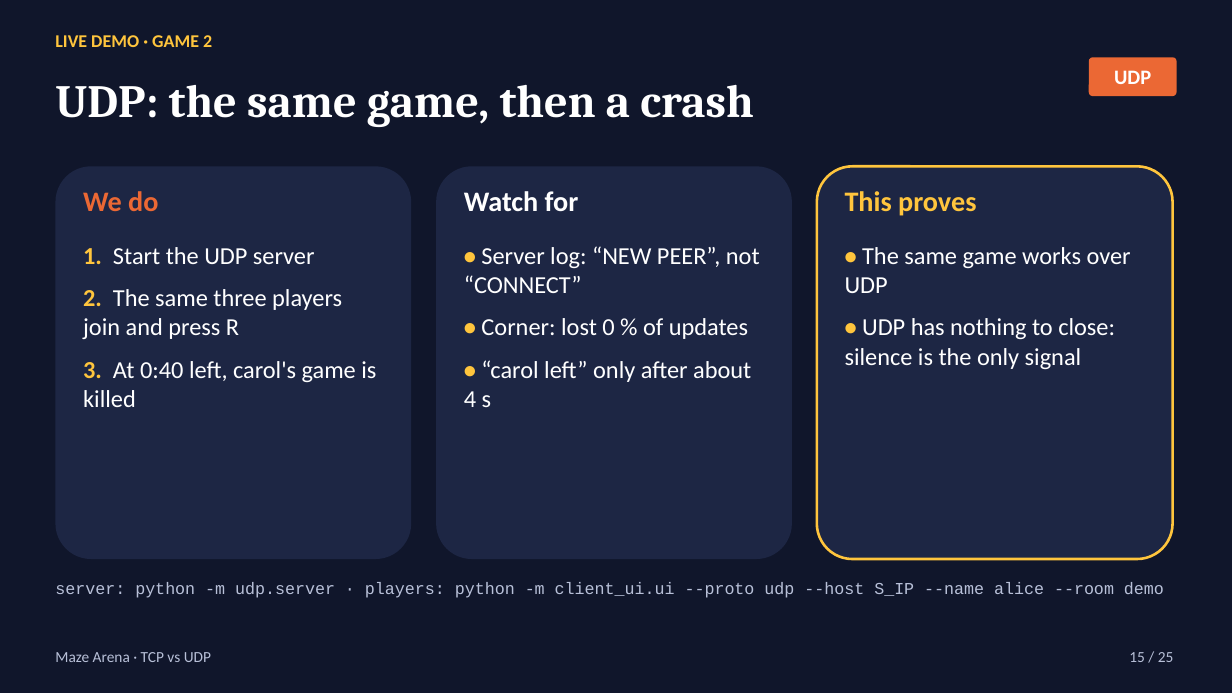
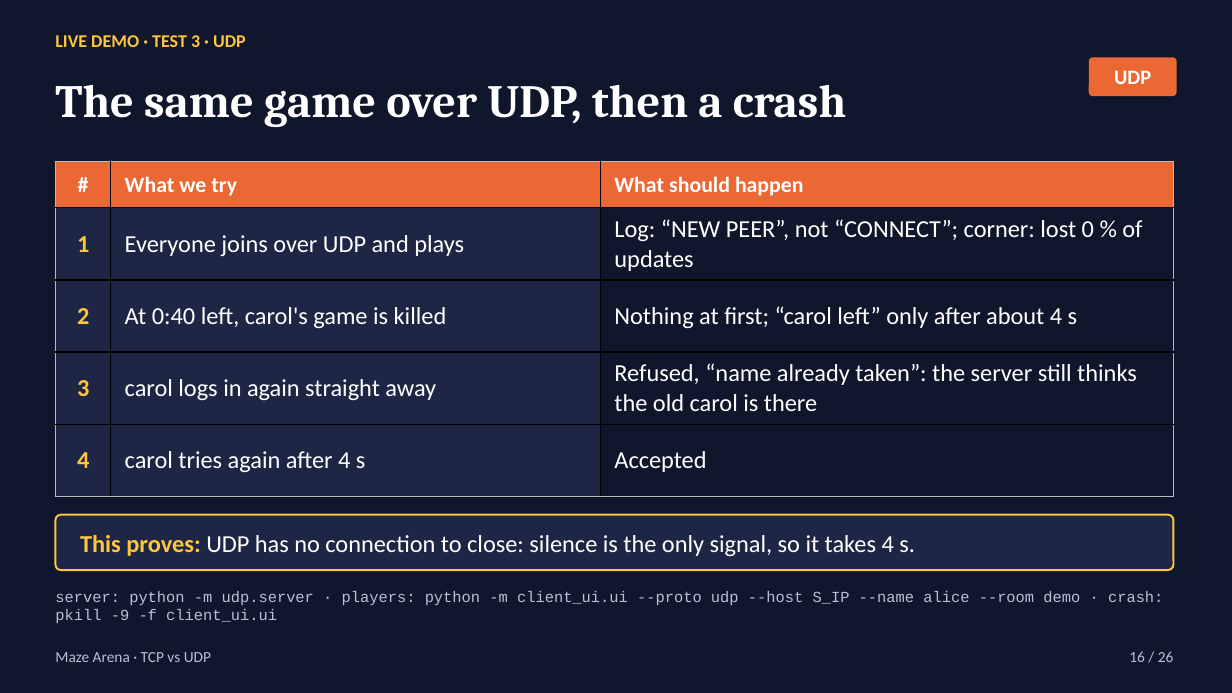
Before and after one commit to bayaCh05/maze-arena, a slide deck: slide 16 of slides/maze_arena_tcp_vs_udp.pptx (slide 15 before the commit). Drawn at 1232x693 pixels with LibreOffice and Linux fonts; fonts in the diff are those of the drawing. Boxes give left, top, right and bottom in pixels: in the first picture for what was removed or moved away, otherwise in the second. Text is boxed around its words. In the diff, an @@ line names an element or a change of style, - is before the commit and + after.

```diff
--- a/slides/maze_arena_tcp_vs_udp.pptx
+++ b/slides/maze_arena_tcp_vs_udp.pptx
@@ text at bbox=[55, 35, 246, 47]: text changed @@
-LIVE DEMO · GAME 2
+LIVE DEMO · TEST 3 · UDP
@@ text at bbox=[55, 85, 846, 127]: text changed @@
-UDP: the same game, then a crash
+The same game over UDP, then a crash
@@ rounded rectangle removed at bbox=[55, 166, 411, 559] @@
@@ table added at bbox=[55, 162, 1174, 496], 5 rows, 3 columns @@
+# | What we try | What should happen
+1 | Everyone joins over UDP and plays | Log: “NEW PEER”, not “CONNECT”; corner: lost 0 % of updates
+2 | At 0:40 left, carol's game is killed | Nothing at first; “carol left” only after about 4 s
+3 | carol logs in again straight away | Refused, “name already taken”: the server still thinks the old carol is there
+4 | carol tries again after 4 s | Accepted
@@ rounded rectangle removed at bbox=[436, 166, 792, 559] @@
@@ rounded rectangle removed at bbox=[817, 166, 1173, 559] @@
@@ text removed at bbox=[83, 191, 158, 211] @@
-We do
@@ text removed at bbox=[464, 191, 579, 211] @@
-Watch for
@@ text removed at bbox=[845, 191, 976, 216] @@
-This proves
@@ text removed at bbox=[83, 247, 376, 407] @@
-1. Start the UDP server
-2. The same three players join and press R
-3. At 0:40 left, carol's game is killed
@@ text removed at bbox=[464, 246, 760, 407] @@
-• Server log: “NEW PEER”, not “CONNECT”
-• Corner: lost 0 % of updates
-• “carol left” only after about 4 s
@@ text removed at bbox=[845, 247, 1131, 369] @@
-• The same game works over UDP
-• UDP has nothing to close: silence is the only signal
@@ rounded rectangle added at bbox=[55, 515, 1174, 570], fill #1D2644, outline #FFC53D 1.5 pt, 19 pt, text #FFFFFF @@
+This proves: UDP has no connection to close: silence is the only signal, so it takes 4 s.
@@ text at bbox=[55, 591, 1163, 623]: text changed; size 13 to 12 pt @@
-server: python -m udp.server · players: python -m client_ui.ui --proto udp --host S_IP --name alice --room demo
+server: python -m udp.server · players: python -m client_ui.ui --proto udp --host S_IP --name alice --room demo · crash: pkill -9 -f client_ui.ui
@@ text at bbox=[1129, 651, 1174, 662]: text changed @@
-15 / 25
+16 / 26
```
Also in this commit, not shown: 24 other slides changed, 1 slide added, 4 other files.
